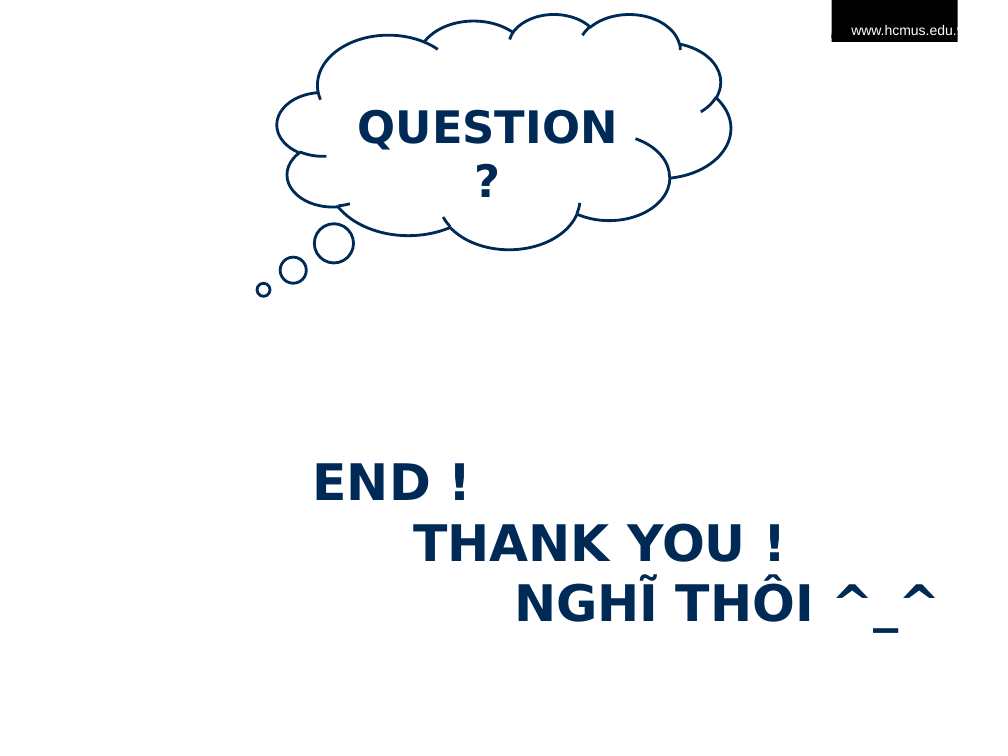
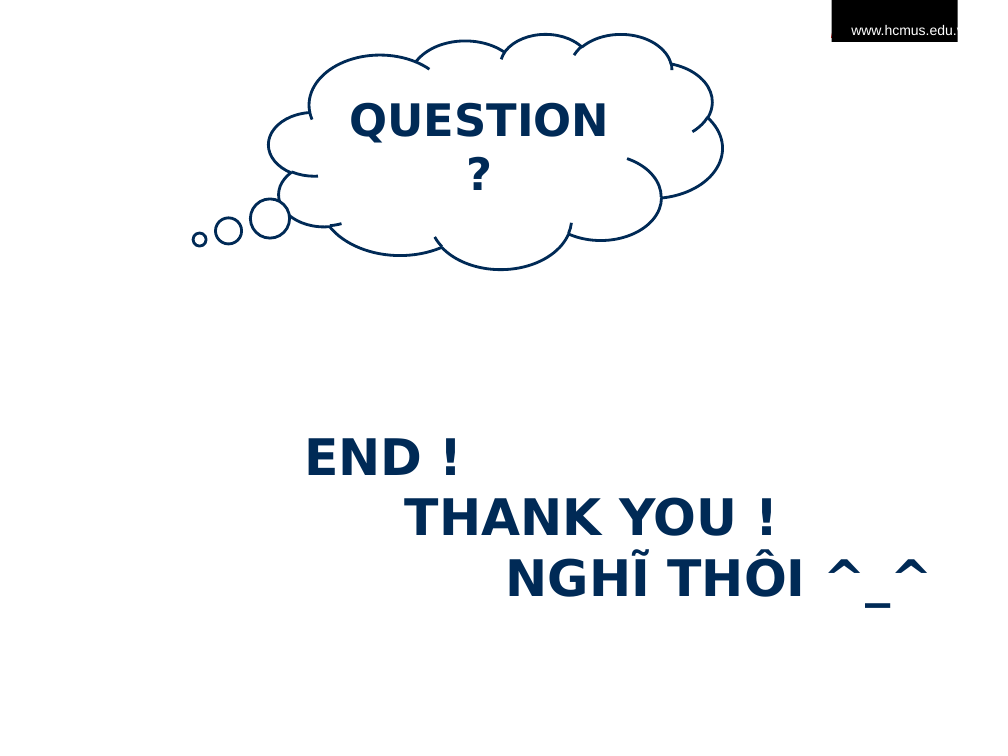
Before and after one commit to minhkhanh/UofS-Java, a slide deck: slide 31 of Seminar_JNI/Slide_00 - Hieu ung.pptx. Drawn at 1008x756 pixels with LibreOffice and Linux fonts; fonts in the diff are those of the drawing; background and template pictures are left out. Boxes give left, top, right and bottom in pixels: in the first picture for what was removed or moved away, otherwise in the second. Text is boxed around its words. In the diff, an @@ line names an element or a change of style, - is before the commit and + after.

```diff
--- a/Seminar_JNI/Slide_00 - Hieu ung.pptx
+++ b/Seminar_JNI/Slide_00 - Hieu ung.pptx
@@ thought cloud "QUESTION ?": place and size @@
-thought cloud "QUESTION ?" at (277,14,731,249)
+thought cloud "QUESTION ?" at (269,33,723,268)
@@ thought cloud "QUESTION ?" at (269,33,723,268): proportions changed @@
@@ title "END ! THANK YOU ! ...": place and size @@
-title "END ! THANK YOU ! ..." at (312,463,814,622)
+title "END ! THANK YOU ! ..." at (304,438,806,597)
```
